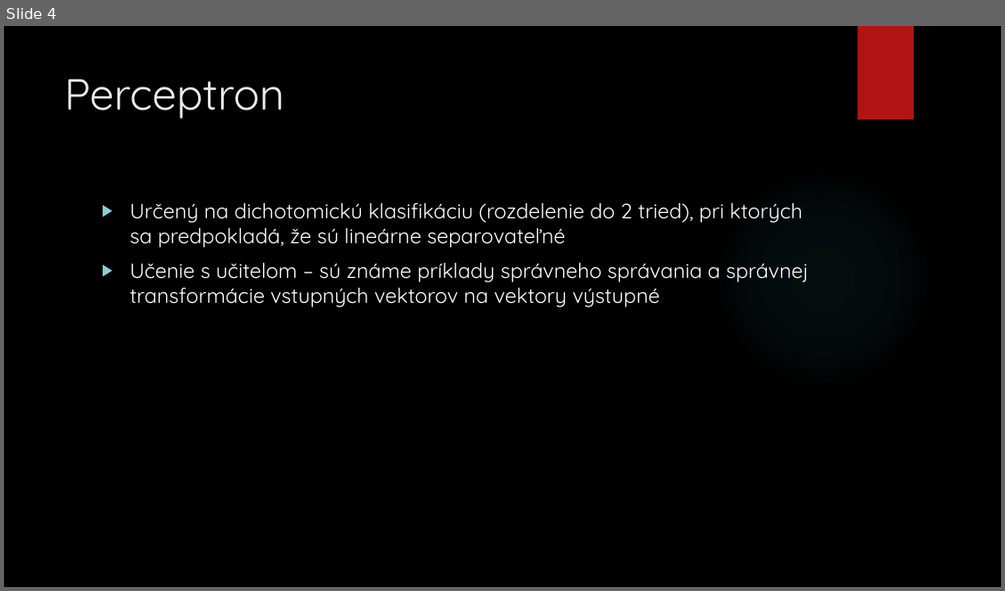
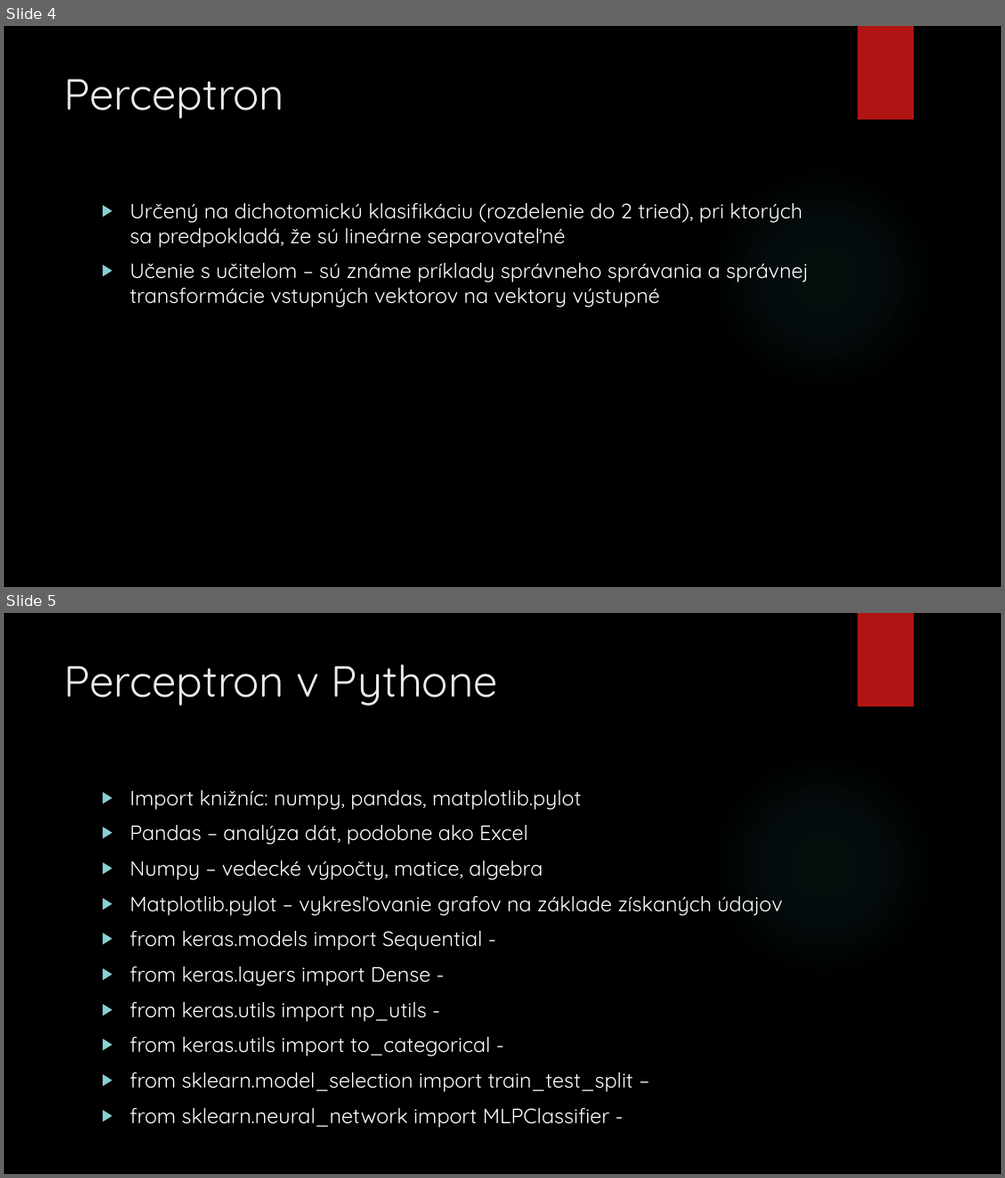
Before and after one commit to georgeob/Centes_NS2020, a slide deck: projekt_Centes.pptx. Shown one above the other, each under a label of ours: slide 4 before the commit, slides 4 and 5 after it. The pictures are 1005x591 and 1005x1178 pixels, drawn with LibreOffice and Linux fonts; fonts in the diff are those of the drawing; background and template pictures are left out. Boxes give left, top, right and bottom in pixels: in the first picture for what was removed or moved away, otherwise in the second. Text is boxed around its words. In the diff, an @@ line names an element or a change of style, - is before the commit and + after.

```diff
--- a/projekt_Centes.pptx
+++ b/projekt_Centes.pptx
@@ slide 5 added at (x1=4, y1=613, x2=1001, y2=1174), background picture (left out); not listed: 2 template elements that a slide beside it also shows @@
@@ title added at (x1=65, y1=664, x2=498, y2=706), 42 pt, text #EBEBEB @@
+Perceptron v Pythone
@@ text added at (x1=129, y1=789, x2=782, y2=1127), 20 pt, text #FFFFFF @@
+▶ Import knižníc: numpy, pandas, matplotlib.pylot
+▶ Pandas – analýza dát, podobne ako Excel
+▶ Numpy – vedecké výpočty, matice, algebra
+▶ Matplotlib.pylot – vykresľovanie grafov na základe získaných údajov
+▶ from keras.models import Sequential -
+▶ from keras.layers import Dense -
+▶ from keras.utils import np_utils -
+▶ from keras.utils import to_categorical -
+▶ from sklearn.model_selection import train_test_split –
+▶ from sklearn.neural_network import MLPClassifier -
```
Also in this commit, not shown: 1 slide changed, 2 other slides added.
